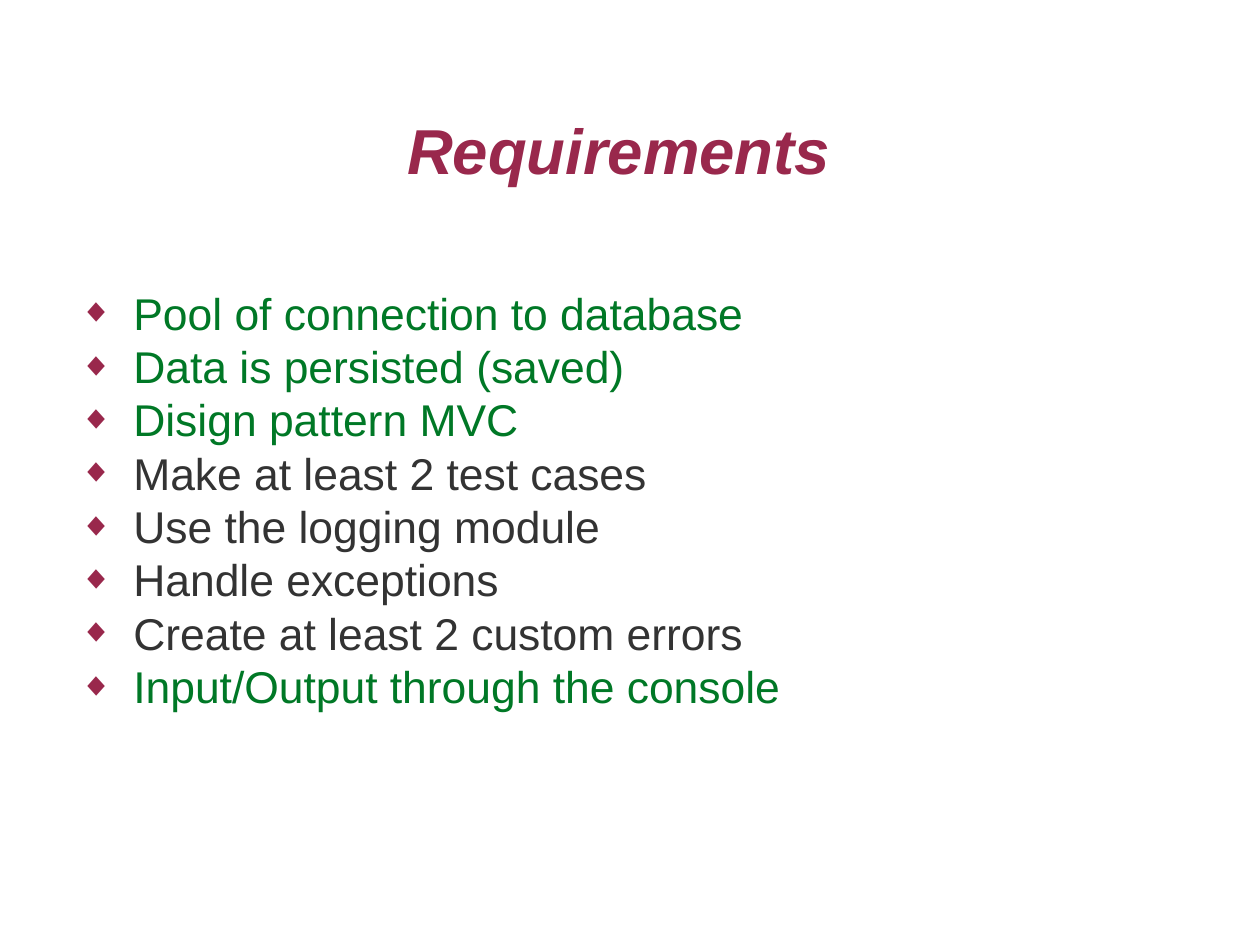
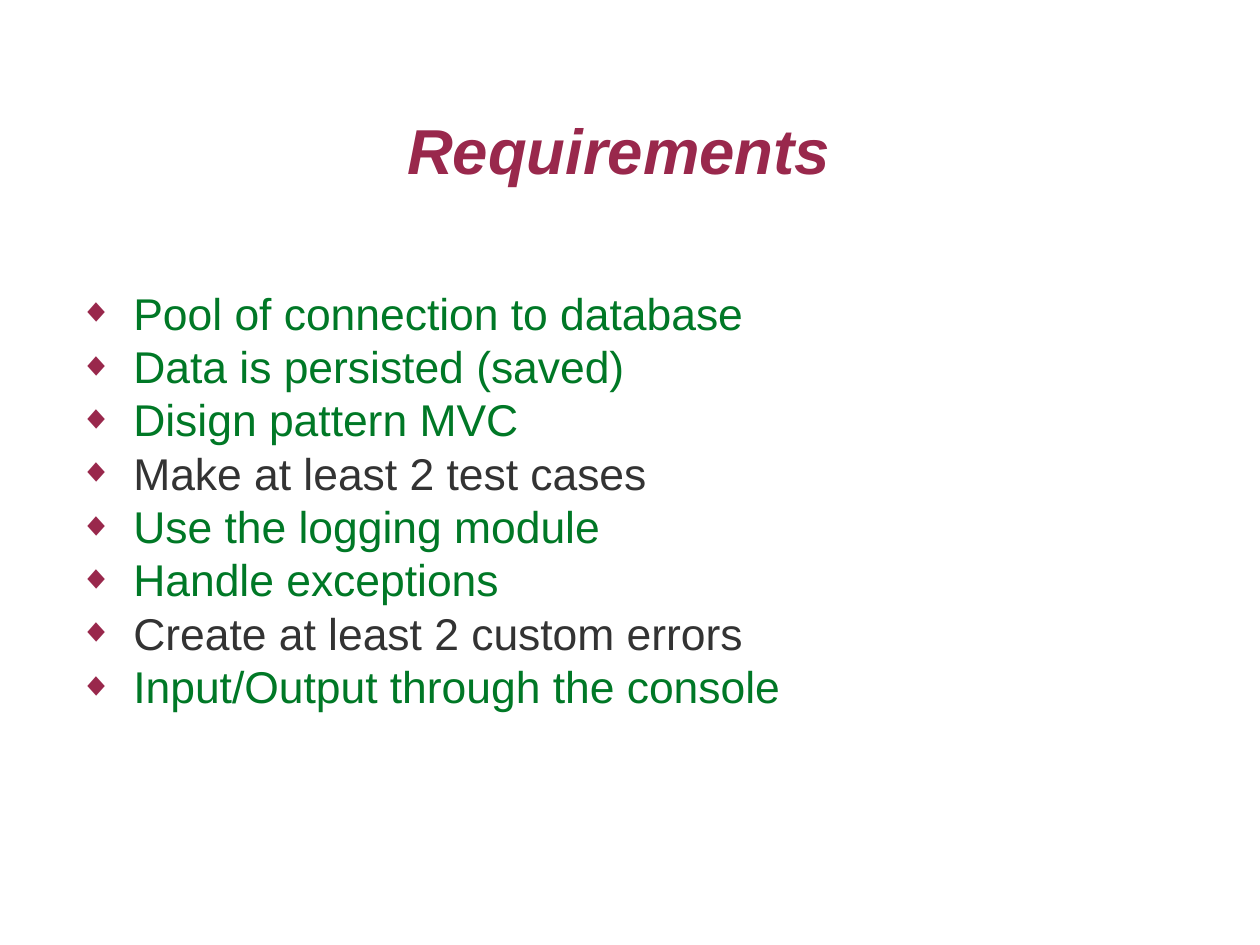
Before and after one commit to 1907cloudgcp/project-0-blappa, a slide deck: slide 7 of Presentation.odp. Drawn at 1260x945 pixels with LibreOffice and Linux fonts; fonts in the diff are those of the drawing. Boxes give left, top, right and bottom in pixels: in the first picture for what was removed or moved away, otherwise in the second. Text is boxed around its words. In the diff, an @@ line names an element or a change of style, - is before the commit and + after.

Commit message:
module logging adding

```diff
--- a/Presentation.odp
+++ b/Presentation.odp
@@ text at bbox=[133, 510, 600, 606]: text colour #333333 to #007826 in "Use the logging module", "Handle exceptions" @@
```
Also in this commit, not shown: 2 other slides changed, 19 other files.
